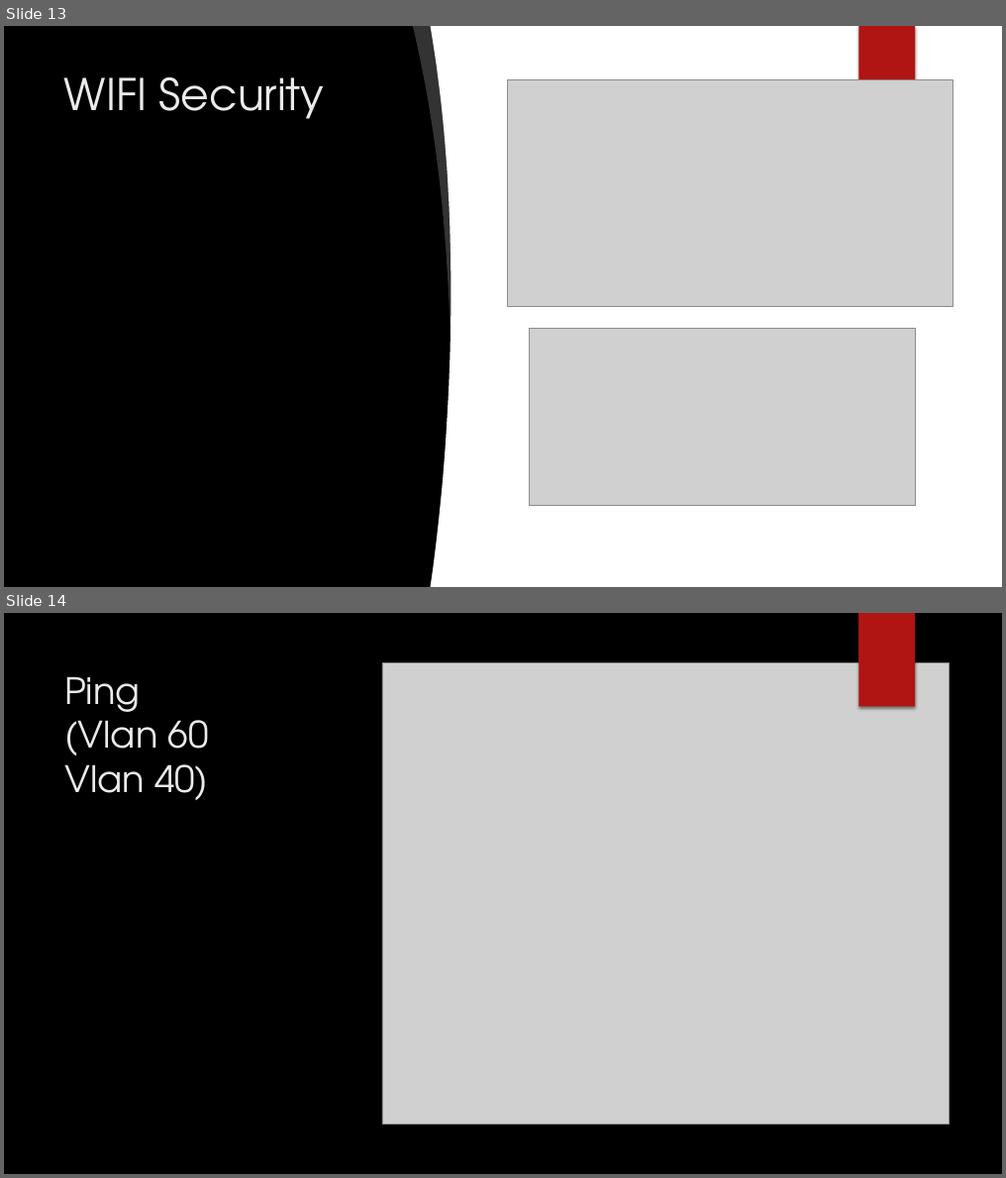
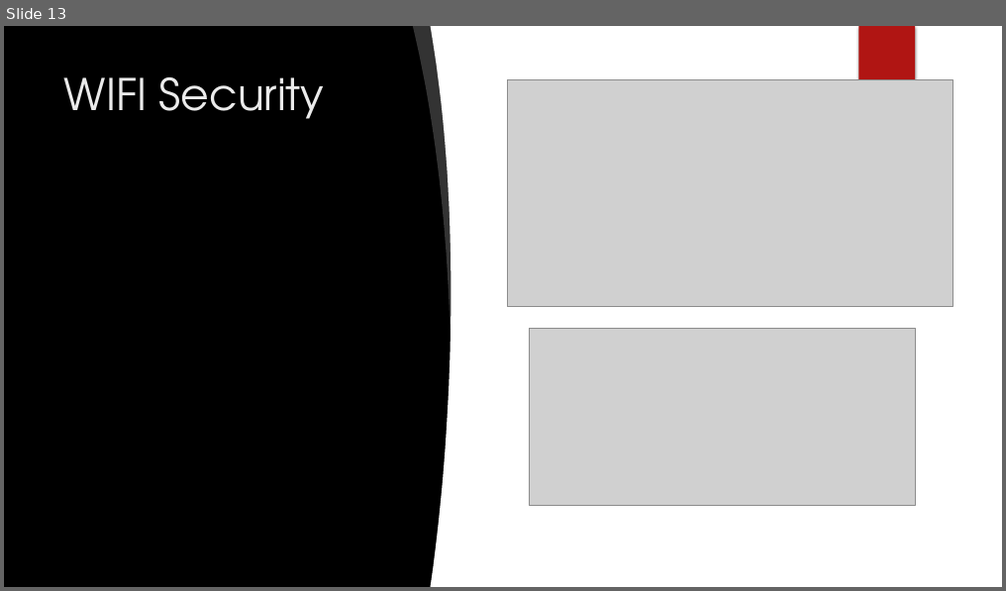
Before and after one commit to LajkaK2006/BorsodNet, a slide deck: Tacos KFT.pptx. Shown one above the other, each under a label of ours: slides 13 and 14 before the commit, slide 13 after it. The pictures are 1006x1178 and 1006x591 pixels, drawn with LibreOffice and Linux fonts; fonts in the diff are those of the drawing; grey boxes stand for pictures; background and template pictures are left out. Boxes give left, top, right and bottom in pixels: in the first picture for what was removed or moved away, otherwise in the second. Text is boxed around its words. In the diff, an @@ line names an element or a change of style, - is before the commit and + after.

```diff
--- a/Tacos KFT.pptx
+++ b/Tacos KFT.pptx
@@ slide 14 removed at (4, 613, 1002, 1174), background picture (left out); not listed: 1 template element that a slide beside it also shows @@
@@ rectangle removed at (859, 613, 915, 707) @@
@@ picture removed at (382, 663, 948, 1125) @@
@@ title removed at (64, 676, 209, 800) @@
-Ping
-(Vlan 60
-Vlan 40)
```
Also in this commit, not shown: 5 slides changed, 6 slides added, 1 other slide removed, 1 other file.
